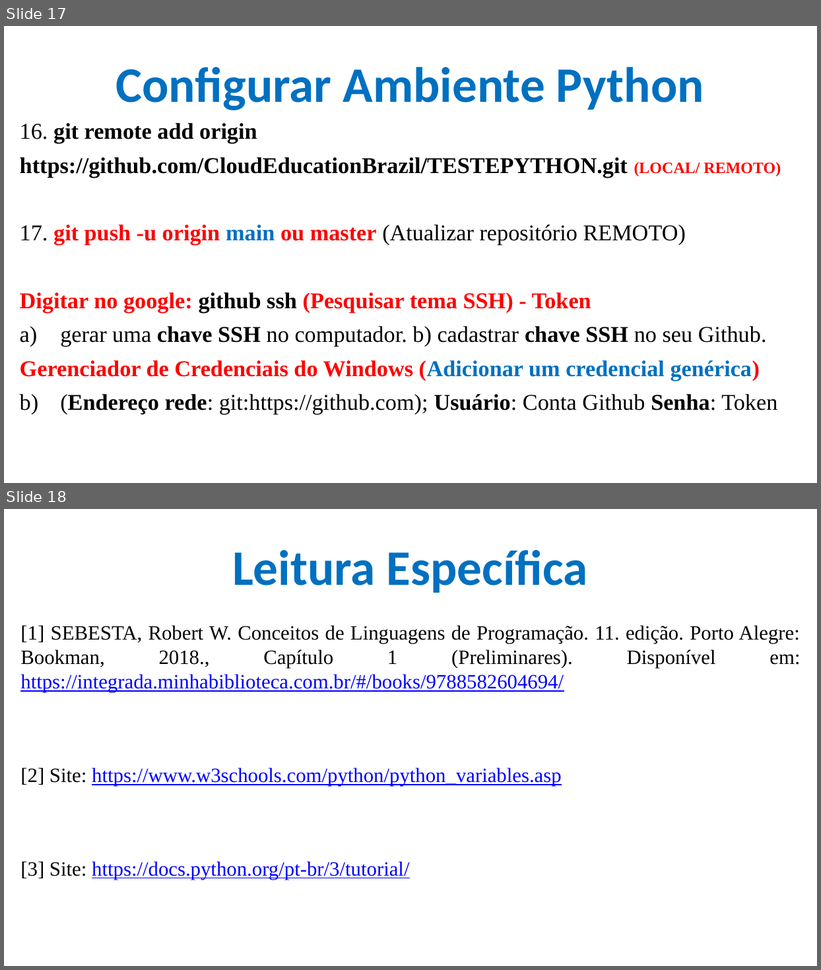
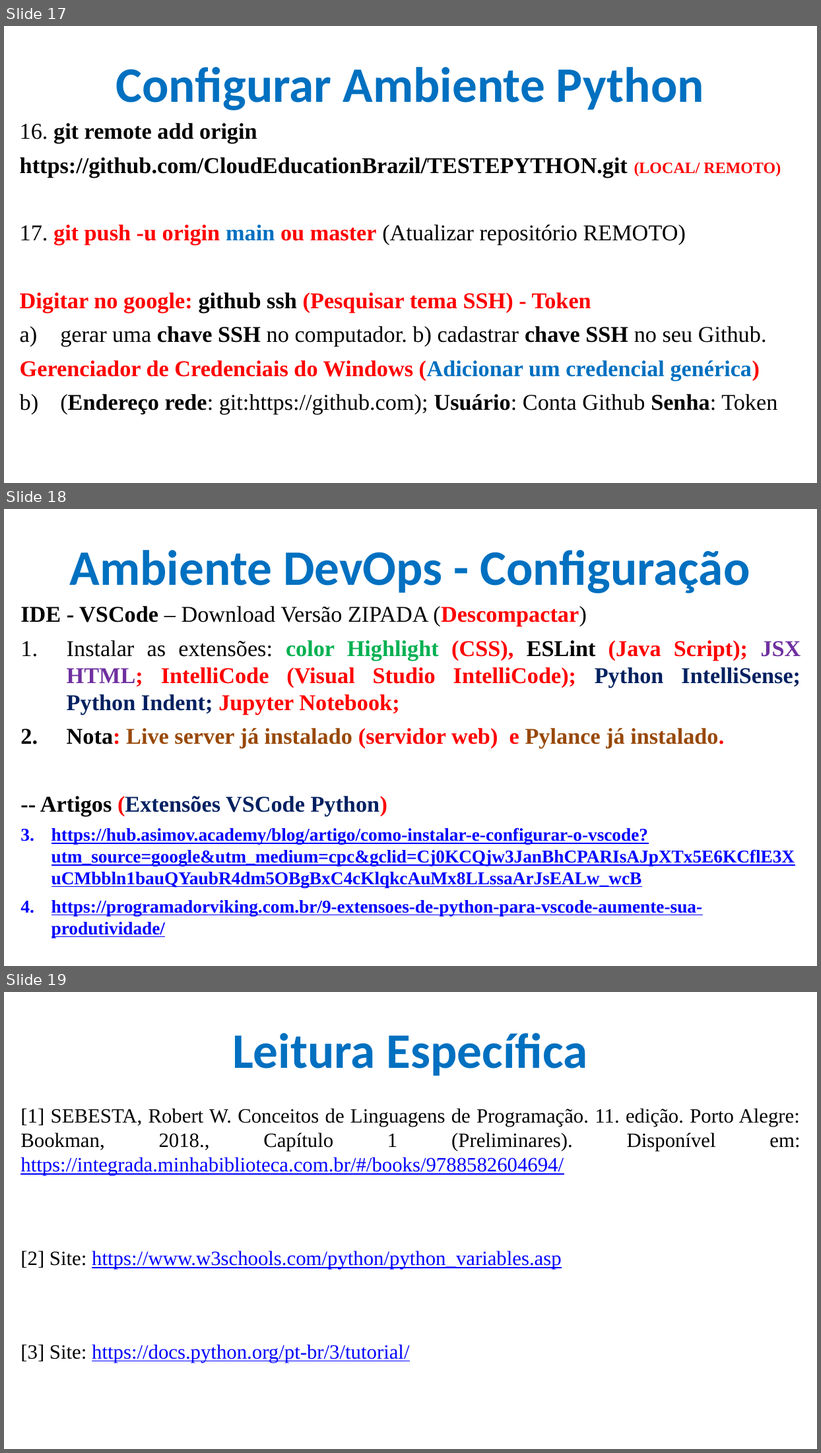
Before and after one commit to CloudEducationBrazil/WydenUniRuyPythonRAD, a slide deck: 01 Classes/Aula 01 RAD em Python - Caracterização e Ambiente.pptx. Shown one above the other, each under a label of ours: slides 17 and 18 before the commit, slides 17, 18 and 19 after it. The pictures are 821x970 and 821x1453 pixels, drawn with LibreOffice and Linux fonts; fonts in the diff are those of the drawing; background and template pictures are left out. Boxes give left, top, right and bottom in pixels: in the first picture for what was removed or moved away, otherwise in the second. Text is boxed around its words. In the diff, an @@ line names an element or a change of style, - is before the commit and + after.

```diff
--- a/01 Classes/Aula 01 RAD em Python - Caracterização e Ambiente.pptx
+++ b/01 Classes/Aula 01 RAD em Python - Caracterização e Ambiente.pptx
@@ slide 18 added at bbox=[4, 509, 817, 966], background picture (left out) @@
@@ title added at bbox=[70, 550, 750, 593], 44 pt, text #0070C0, bold @@
+Ambiente DevOps - Configuração
@@ text added at bbox=[20, 606, 801, 938], 16 pt, text #0000FF, bold, underline @@
+IDE - VSCode – Download Versão ZIPADA (Descompactar)
+1. Instalar as extensões: color Highlight (CSS), ESLint (Java Script); JSX HTML; IntelliCode (Visual Studio IntelliCode); Python IntelliSense; Python Indent; Jupyter Notebook;
+2. Nota: Live server já instalado (servidor web) e Pylance já instalado.
+-- Artigos (Extensões VSCode Python)
+1. https://hub.asimov.academy/blog/artigo/como-instalar-e-configurar-o-vscode?utm_source=google&utm_medium=cpc&gclid=Cj0KCQjw3JanBhCPARIsAJpXTx5E6KCflE3XuCMbbln1bauQYaubR4dm5OBgBxC4cKlqkcAuMx8LLssaArJsEALw_wcB
+2. https://programadorviking.com.br/9-extensoes-de-python-para-vscode-aumente-sua-produtividade/
@@ what was slide 18 is now slide 19 @@
```
Also in this commit, not shown: 4 slides changed.
